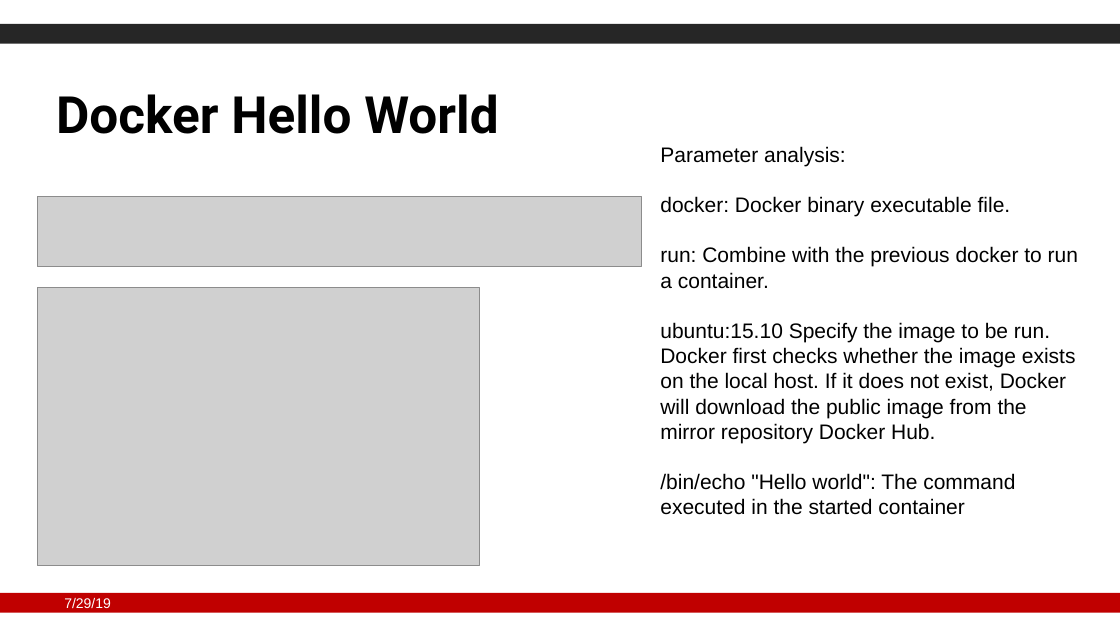
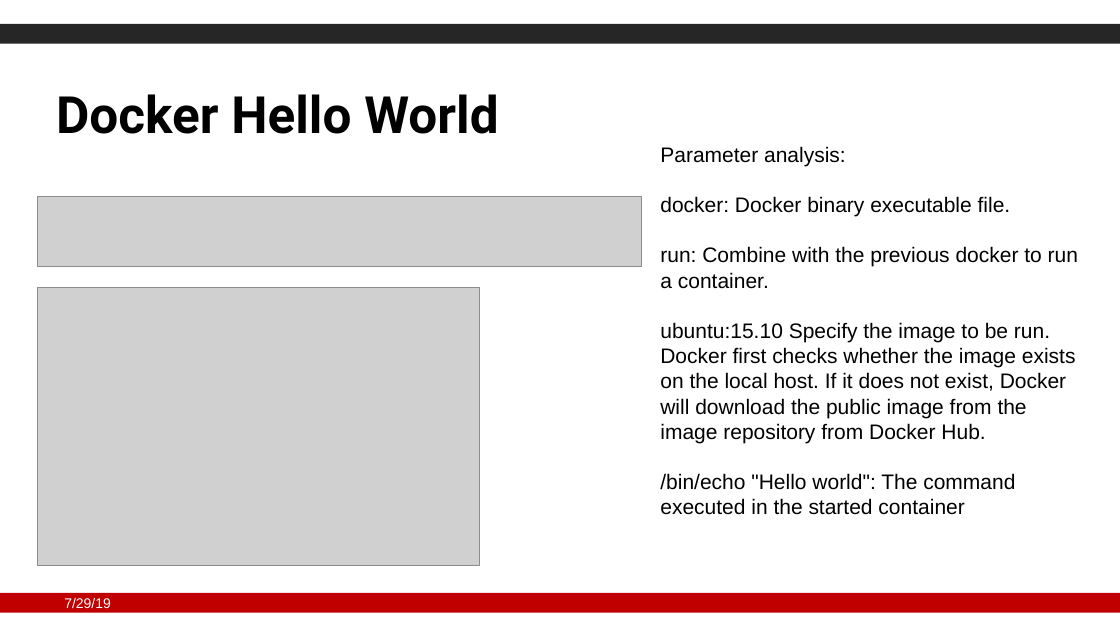
Before and after one commit to Gzk738/GZK_Code, a slide deck: slide 10 of BEP/modified ppt/anaconda&docker.pptx. Drawn at 1120x630 pixels with LibreOffice and Linux fonts; fonts in the diff are those of the drawing; grey boxes stand for pictures; background and template pictures are left out. Boxes give left, top, right and bottom in pixels: in the first picture for what was removed or moved away, otherwise in the second. Text is boxed around its words. In the diff, an @@ line names an element or a change of style, - is before the commit and + after.

```diff
--- a/BEP/modified ppt/anaconda&docker.pptx
+++ b/BEP/modified ppt/anaconda&docker.pptx
@@ text at (660,322,1076,443): text changed @@
-ubuntu:15.10 Specify the image to be run. Docker first checks whether the image exists on the local host. If it does not exist, Docker will download the public image from the mirror repository Docker Hub.
+ubuntu:15.10 Specify the image to be run. Docker first checks whether the image exists on the local host. If it does not exist, Docker will download the public image from the image repository from Docker Hub.
```
Also in this commit, not shown: 1 other slide changed, 4 other files.
